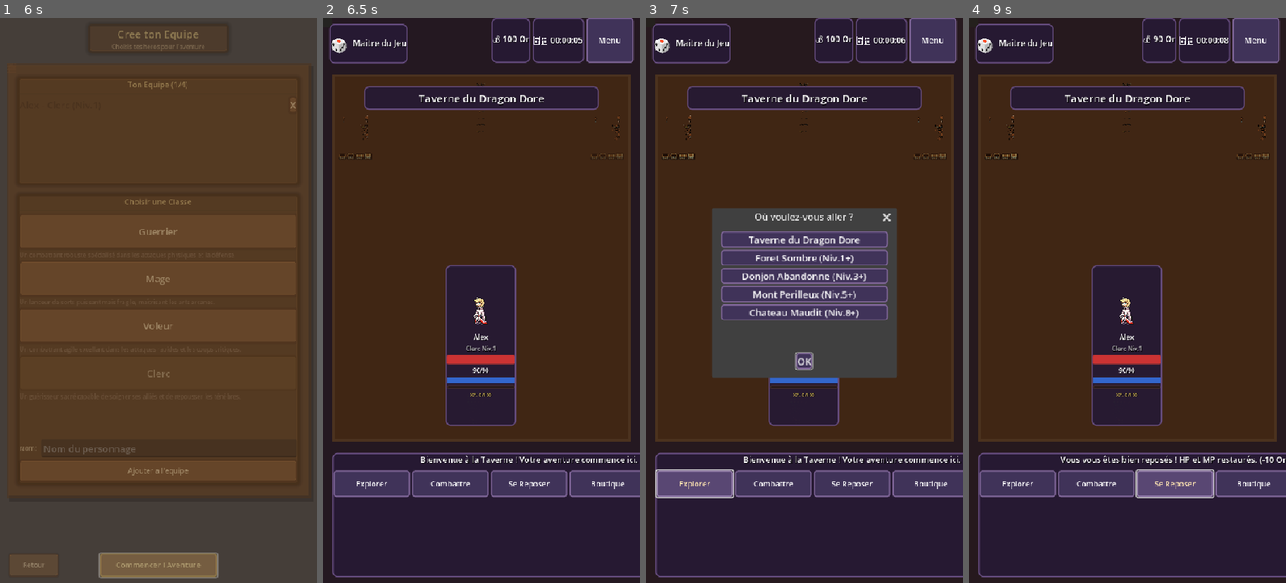
Above: before the commit, frames 1-4 (left to right).
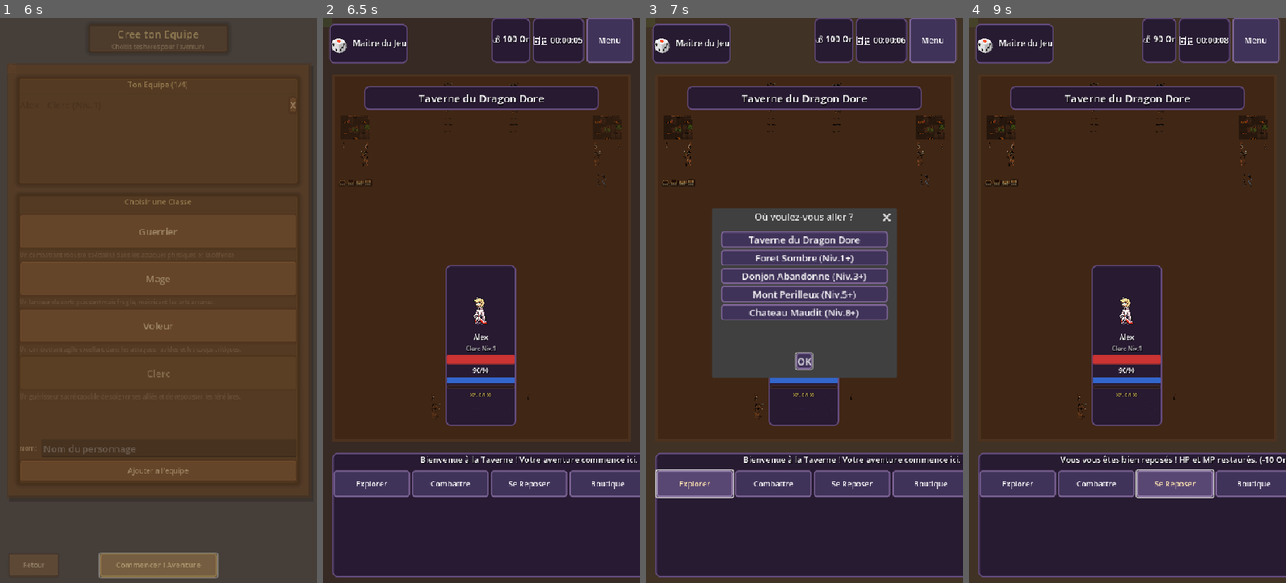
Above: after the commit, the same moments.

Repository: friteuseb/godOfPaperRPG
Game: Godot game, scene res://scenes/main/main_menu.tscn
Two runs of this game, one before a commit and one after it. Both use one fixed random seed, a clock stepped at 60 frames per second and the inputs below.
Inputs (mouse positions are in pixels of both pictures, inside the frame that each line leads up to):
- Up to frame 1 (6 s): click "Nouvelle Partie" at 0.5 s; click (168, 447) at 1.27 s; type "Alex" at 1.35 s; click "Guerrier" at 2 s; click "Mage" at 2.75 s; click "Voleur" at 3.5 s; click "Clerc" at 4.25 s; click "Ajouter a l'equipe" at 5 s; click "Commencer l'Aventure" at 5.75 s
- Up to frame 2 (6.5 s): no input
- Up to frame 3 (7 s): click "Explorer" at 6.5 s
- Up to frame 4 (9 s): click "OK" at 7.25 s; click "Combattre" at 8 s; click "Se Reposer" at 8.75 s

Frame 1 is identical in both runs. In frame 2, 0.4% of the frame differs, in the area x 0-95%, y 0-71%; in frame 3, 13%; in frame 4, 13%, in the area x 0-100%, y 0-100%.

Commit message:
Add distinct location visuals for tavern and forest
- Add ambient overlay for warm lighting effects
- Add new decoration assets (barrel, lantern, tools)
- Tavern: warm brown tones with furniture, barrels and bonfires
- Forest: dark green with trees and vegetation
- Smooth transitions when changing locations

🤖 Generated with [Claude Code](https://claude.com/claude-code)

Co-Authored-By: Claude Opus 4.5 <noreply@anthropic.com>

Diff:
--- a/scenes/main/game_table.tscn
+++ b/scenes/main/game_table.tscn
@@ -38,6 +38,14 @@
 expand_mode = 1
 stretch_mode = 2
 modulate = Color(0.6, 0.6, 0.6, 0.4)
+
+[node name="AmbientOverlay" type="ColorRect" parent="BackgroundLayer"]
+layout_mode = 1
+anchors_preset = 15
+anchor_right = 1.0
+anchor_bottom = 1.0
+color = Color(1.0, 0.85, 0.6, 0.0)
+mouse_filter = 2
 
 [node name="TableTop" type="Control" parent="."]
 layout_mode = 1
--- a/scripts/ui/game_table.gd
+++ b/scripts/ui/game_table.gd
@@ -10,6 +10,7 @@
 @onready var action_buttons: HBoxContainer = $ActionPanel/VBox/ActionButtons
 @onready var location_background: TextureRect = $BackgroundLayer/LocationBackground
 @onready var base_background: ColorRect = $BackgroundLayer/BaseBackground
+@onready var ambient_overlay: ColorRect = $BackgroundLayer/AmbientOverlay
 
 # Environment decoration containers
 @onready var left_decor: VBoxContainer = $TableTop/EnvironmentLayer/LeftDecor
@@ -30,26 +31,28 @@
 		"name": "Taverne du Dragon Dore",
 		"can_rest": true,
 		"can_shop": true,
-		"bg_color": Color(0.15, 0.1, 0.12, 1),
-		"bg_modulate": Color(0.4, 0.3, 0.25, 0.3),
+		"bg_color": Color(0.12, 0.08, 0.06, 1),
+		"bg_modulate": Color(0.6, 0.45, 0.3, 0.4),
+		"ambient_color": Color(1.0, 0.85, 0.6, 0.15),
 		"decorations": {
-			"left": ["furniture", "chest"],
-			"right": ["furniture", "chest"],
-			"top": ["bonfire"],
-			"bottom": ["vegetation"]
+			"left": ["barrel", "furniture", "chest"],
+			"right": ["barrel", "furniture", "tools"],
+			"top": ["bonfire", "lantern", "bonfire"],
+			"bottom": ["furniture", "chest", "furniture"]
 		}
 	},
 	"forest": {
 		"name": "Foret Sombre",
 		"enemy_level": 1,
 		"enemies": ["goblin", "wolf", "mushroom", "slime"],
-		"bg_color": Color(0.08, 0.15, 0.08, 1),
-		"bg_modulate": Color(0.4, 0.6, 0.3, 0.5),
+		"bg_color": Color(0.04, 0.12, 0.06, 1),
+		"bg_modulate": Color(0.3, 0.5, 0.25, 0.6),
+		"ambient_color": Color(0.4, 0.6, 0.3, 0.1),
 		"decorations": {
-			"left": ["tree_large", "tree_medium", "vegetation"],
-			"right": ["tree_large", "tree_medium", "vegetation"],
-			"top": ["tree_small", "rocks"],
-			"bottom": ["vegetation", "rocks"]
+			"left": ["tree_large", "tree_medium", "tree_small", "vegetation"],
+			"right": ["tree_large", "tree_medium", "tree_small", "vegetation"],
+			"top": ["vegetation", "rocks", "vegetation"],
+			"bottom": ["vegetation", "rocks", "vegetation", "rocks"]
 		}
 	},
 	"dungeon": {
@@ -104,7 +107,10 @@
 	"chest": {"path": ENV_PROPS + "chest_01.png", "size": Vector2(32, 32), "modulate": Color(0.9, 0.8, 0.5)},
 	"dungeon_props": {"path": ENV_PROPS + "Dungeon_Props.png", "size": Vector2(40, 40), "modulate": Color(0.6, 0.6, 0.7)},
 	"esoteric": {"path": ENV_PROPS + "Esoteric.png", "size": Vector2(40, 40), "modulate": Color(0.7, 0.5, 0.8)},
-	"bonfire": {"path": ENV_STATIONS + "Bonfire.png", "size": Vector2(48, 48), "modulate": Color(1.0, 0.9, 0.7)}
+	"bonfire": {"path": ENV_STATIONS + "Bonfire.png", "size": Vector2(48, 48), "modulate": Color(1.0, 0.9, 0.7)},
+	"barrel": {"path": ENV_PROPS + "objects.png", "size": Vector2(32, 40), "modulate": Color(0.7, 0.5, 0.35)},
+	"lantern": {"path": ENV_STATIONS + "Fire_01-Sheet.png", "size": Vector2(24, 32), "modulate": Color(1.0, 0.9, 0.6)},
+	"tools": {"path": ENV_PROPS + "Tools.png", "size": Vector2(32, 32), "modulate": Color(0.6, 0.6, 0.7)}
 }
 
 var character_card_scene: PackedScene
@@ -256,12 +262,14 @@
 func _update_background(loc_data: Dictionary) -> void:
 	var bg_color = loc_data.get("bg_color", Color(0.12, 0.08, 0.15, 1))
 	var bg_modulate = loc_data.get("bg_modulate", Color(0.5, 0.5, 0.5, 0.3))
+	var ambient_color = loc_data.get("ambient_color", Color(0.0, 0.0, 0.0, 0.0))
 
 	# Animation fluide du changement de couleur
 	var tween = create_tween()
 	tween.set_parallel(true)
 	tween.tween_property(base_background, "color", bg_color, 0.5)
 	tween.tween_property(location_background, "modulate", bg_modulate, 0.5)
+	tween.tween_property(ambient_overlay, "color", ambient_color, 0.5)
 
 	# Update environment decorations
 	_update_decorations(loc_data)
